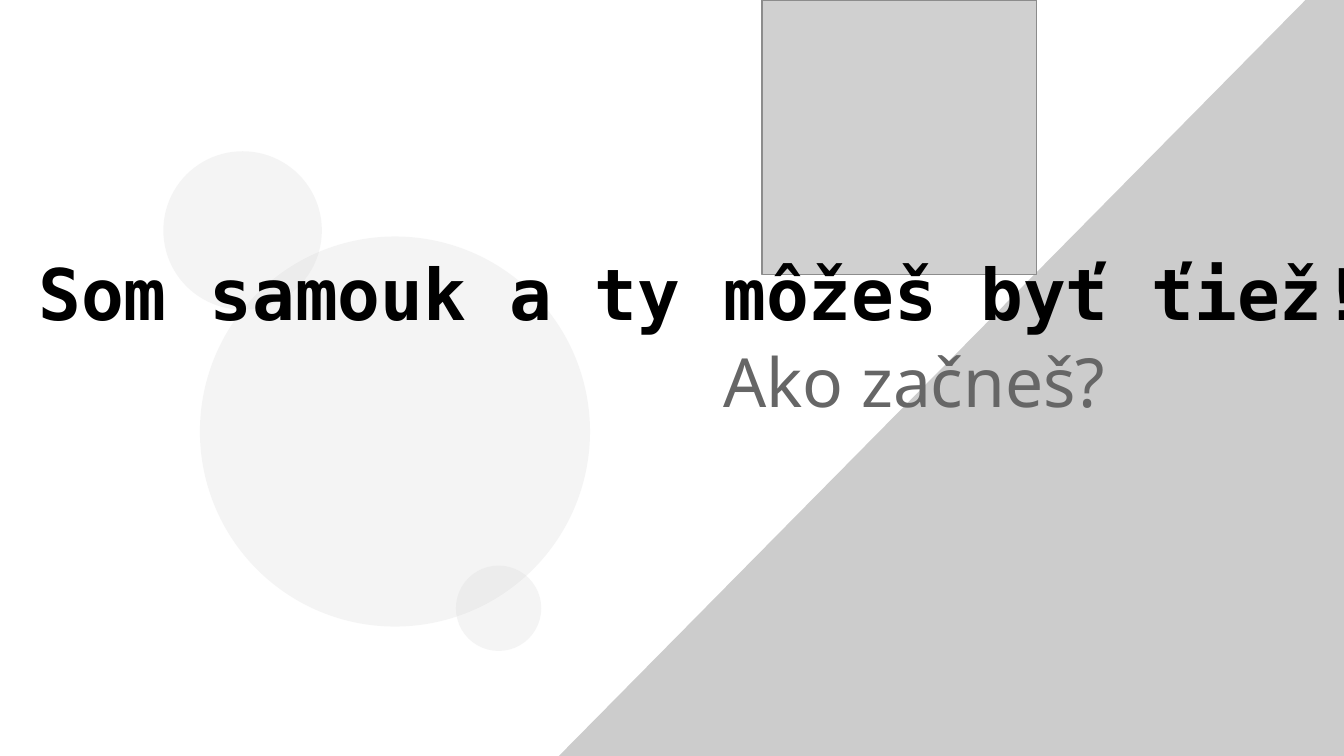
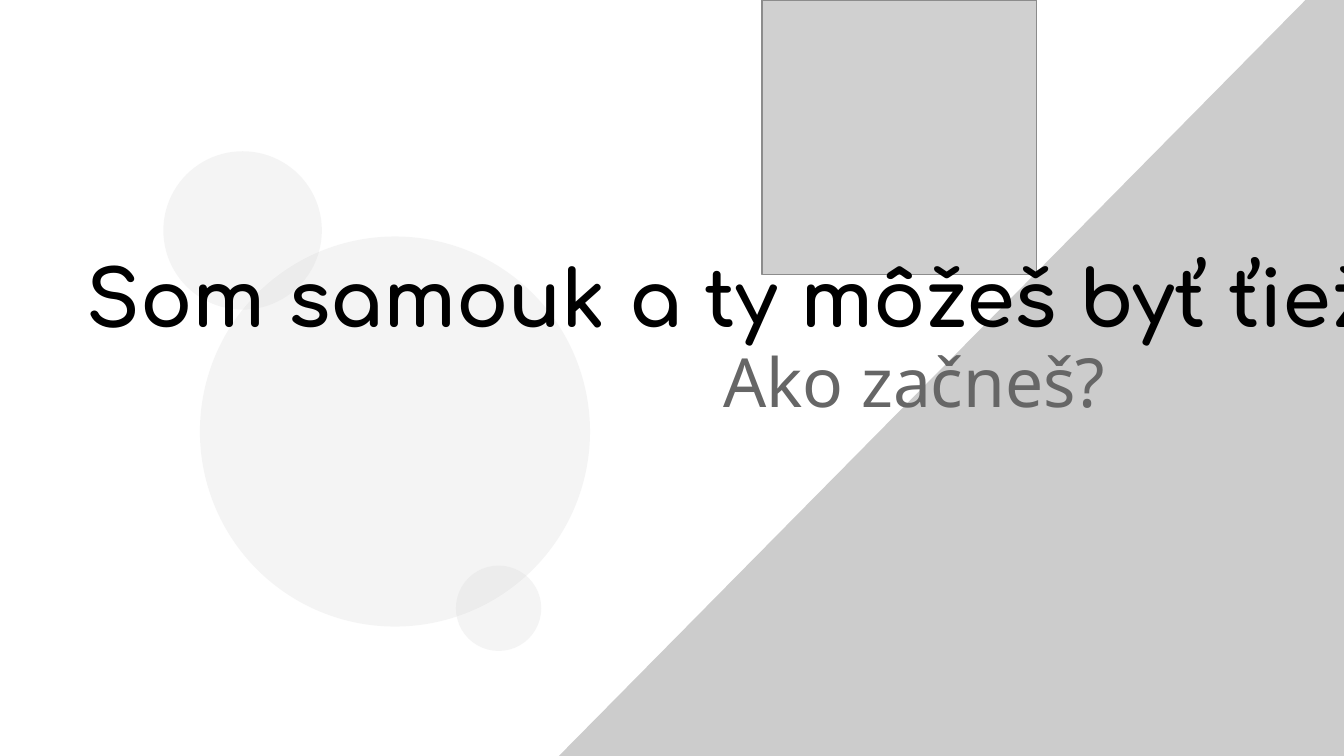
Before and after one commit to ZekoSNB/School, a slide deck: slide 5 of presenting/prezentacia_prednaska.odp. Drawn at 1344x756 pixels with LibreOffice and Linux fonts; fonts in the diff are those of the drawing; grey boxes stand for pictures; background and template pictures are left out. Boxes give left, top, right and bottom in pixels: in the first picture for what was removed or moved away, otherwise in the second. Text is boxed around its words. In the diff, an @@ line names an element or a change of style, - is before the commit and + after.

```diff
--- a/presenting/prezentacia_prednaska.odp
+++ b/presenting/prezentacia_prednaska.odp
@@ text "Som samouk a ty môžeš ...": place and size @@
-text "Som samouk a ty môžeš ..." at (38, 263, 1344, 335)
+text "Som samouk a ty môžeš ..." at (87, 240, 1344, 346)
@@ text "Som samouk a ty môžeš ..." at (87, 240, 1344, 346): size 42 to 46 pt, font DejaVu Sans Mono to Comfortaa @@
```
Also in this commit, not shown: 1 other slide changed, 2 slides added, 1 slide removed, 3 other files.
